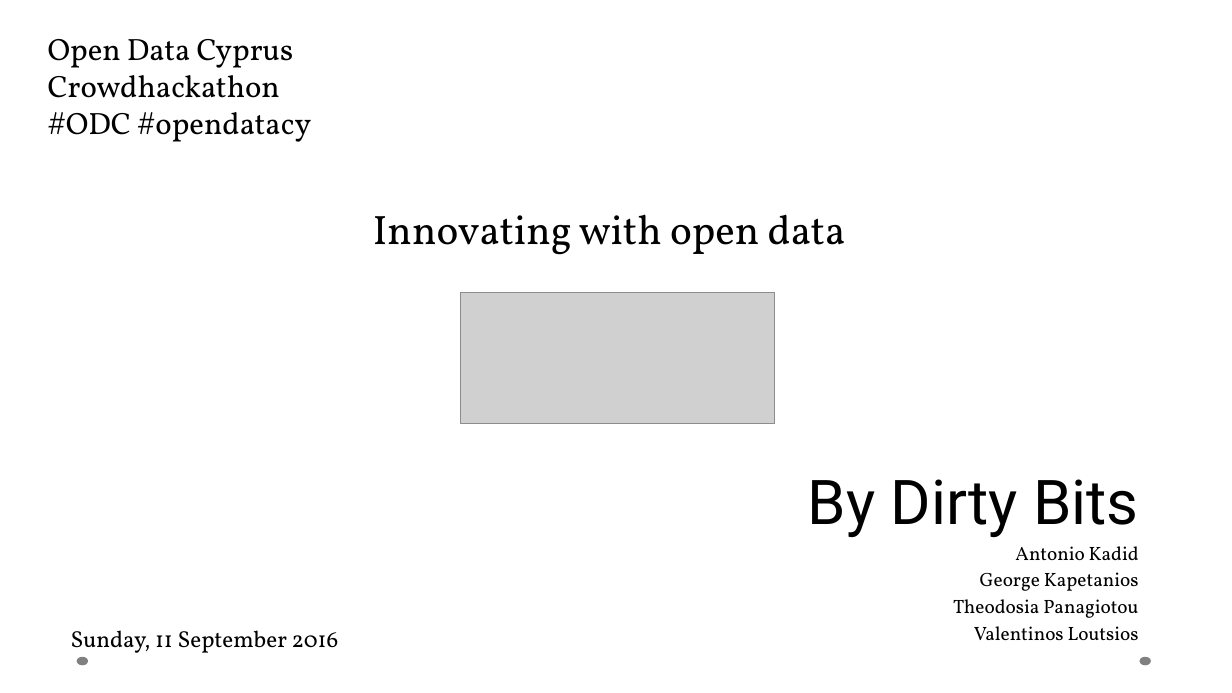
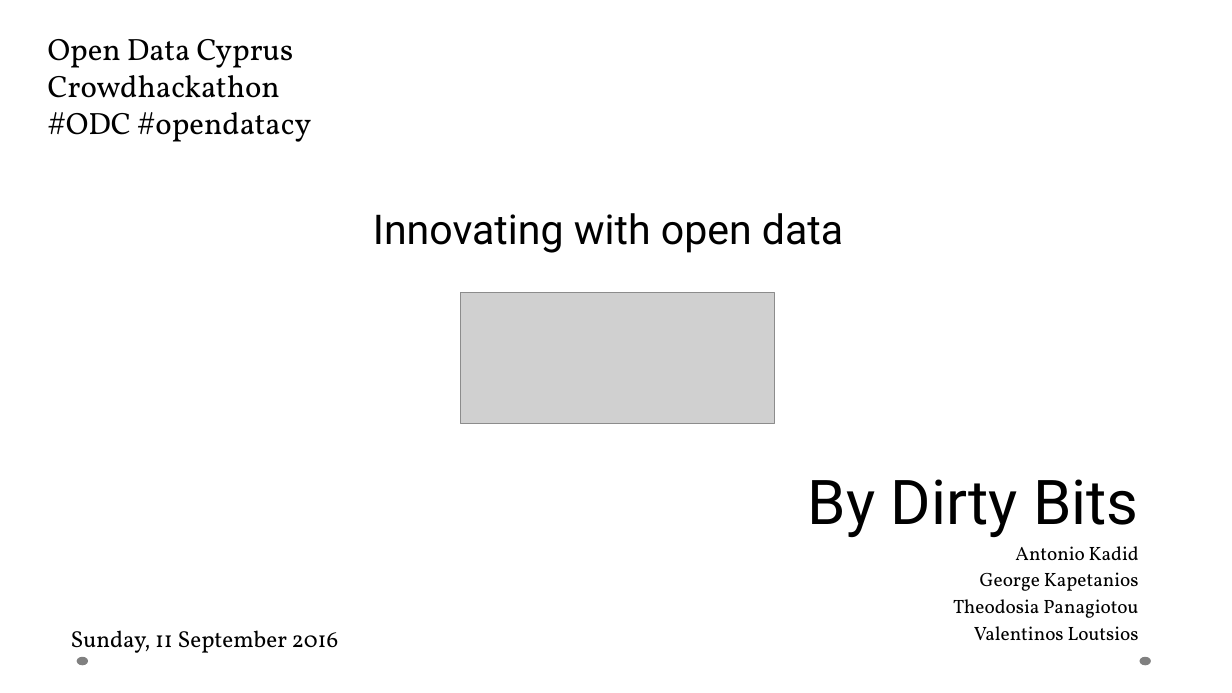
Before and after one commit to OpenDataCyprus/Dirty-Bits, a slide deck: slide 1 of Presentation/SpottedPresentation.pptx. Drawn at 1232x693 pixels with LibreOffice and Linux fonts; fonts in the diff are those of the drawing; grey boxes stand for pictures; background and template pictures are left out. Boxes give left, top, right and bottom in pixels: in the first picture for what was removed or moved away, otherwise in the second. Text is boxed around its words. In the diff, an @@ line names an element or a change of style, - is before the commit and + after.

```diff
--- a/Presentation/SpottedPresentation.pptx
+++ b/Presentation/SpottedPresentation.pptx
@@ text "Innovating with open data" at box(373, 213, 843, 253): font Vollkorn to Roboto @@
```
